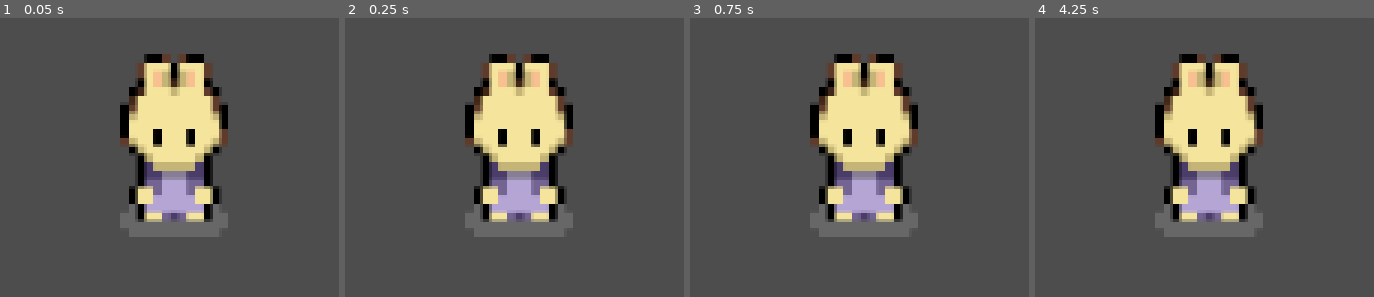
Above: before the commit, frames 1-4 (left to right).
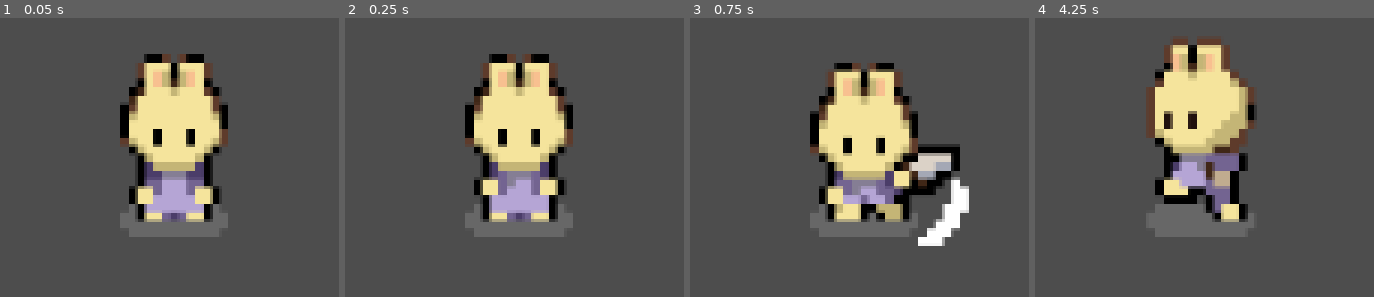
Above: after the commit, the same moments.

Repository: kakkapaska123/LCNC-UUS-PELI
Game: Godot game, scene res://player/player.tscn
Same seed, same stepped clock (60 frames per second), same inputs: the game is played once before the commit and once after it.
Inputs (mouse positions are in pixels of both pictures, inside the frame that each line leads up to):
- Up to frame 1 (0.05 s): no input
- Up to frame 2 (0.25 s): no input
- Up to frame 3 (0.75 s): tap Enter at 0.5 s; move the mouse to (outside the picture) at 0.52 s; press the mouse at (outside the picture) at 0.53 s; hold D (right) from 0.53 s (still down)
- Up to frame 4 (4.25 s): move the mouse to (outside the picture) at 1.27 s; release D (right) at 1.28 s; release the mouse at (outside the picture) at 1.28 s; hold S (down) 1.28-2.03 s; click (outside the picture) at 1.35 s; move the mouse to (outside the picture) at 2.02 s; press the mouse at (outside the picture) at 2.03 s; hold D (right) 2.03-2.78 s; move the mouse to (outside the picture) at 2.77 s; release the mouse at (outside the picture) at 2.78 s; hold W (up) 2.78-3.53 s; click (outside the picture) at 2.85 s; move the mouse to (outside the picture) at 3.52 s; press the mouse at (outside the picture) at 3.53 s; hold A (left) from 3.53 s (still down)

Frame 1 is identical in both runs. In frame 2, 1.2% of the frame differs, in the area x 38-66%, y 54-67%; in frame 3, 12%; in frame 4, 14%, in the area x 32-68%, y 7-79%.
Error before the commit: Invalid assignment of property or key 'state_machine' with value of type 'Node (PlayerStateMachine)' on a base object of type 'Node (State_Idle)'. (res://playe…

Commit message:
korjailtu toivottavasti
viel o keske korjailu

Diff:
--- a/Enemies/Scripts/enemy.gd
+++ b/Enemies/Scripts/enemy.gd
@@ -1,8 +1,8 @@
 class_name Enemy extends CharacterBody2D
 
 signal direction_changed( new_direction : Vector2)
-signal enemy_damaged()
-signal enemy_destroyed()
+signal enemy_damaged( hurt_box : HurtBox )
+signal enemy_destroyed( hurt_box : HurtBox )
 
 const DIR_4 = [ Vector2.RIGHT, Vector2.DOWN, Vector2.LEFT, Vector2.UP ]
 
@@ -23,7 +23,7 @@
 func _ready() -> void:
 	state_machine.initialize( self )
 	player = PlayerManager.player
-	hit_box.Damaged.connect( _take_damage )
+	hit_box.damaged.connect( _take_damage )
 	pass # Replace with function body.
 
 
@@ -68,11 +68,11 @@
 		return "side"
 
 
-func _take_damage( damage : int ) -> void:
+func _take_damage( hurt_box : HurtBox ) -> void:
 	if invulnerable == true:
 		return
-	hp -= damage
+	hp -= hurt_box.damage
 	if hp > 0:
-		enemy_damaged.emit()
+		enemy_damaged.emit( hurt_box )
 	else:
-		enemy_destroyed.emit()
+		enemy_destroyed.emit( hurt_box )
--- a/Enemies/Scripts/states/enemy_state_destroy.gd
+++ b/Enemies/Scripts/states/enemy_state_destroy.gd
@@ -7,6 +7,7 @@
 
 @export_category("AI")
 
+var _damage_position : Vector2
 var _direction : Vector2
 
 
@@ -18,7 +19,7 @@
 	## Whate happens when the enemy enters this State?
 func enter() -> void:
 	enemy.invulnerable = true
-	_direction = enemy.global_position.direction_to( enemy.player.global_position )
+	_direction = enemy.global_position.direction_to( _damage_position )
 	enemy.set_direction( _direction)
 	enemy.velocity = _direction * -knockback_speed
 	enemy.update_animation( anim_name )
@@ -40,7 +41,8 @@
 func physics( _delta : float ) -> EnemyState:
 	return null
 
-func _on_enemy_destroyed() -> void:
+func _on_enemy_destroyed( hurt_box : HurtBox ) -> void:
+	_damage_position = hurt_box.global_position
 	state_machine.change_state( self )
 
 func _on_animation_finished( _a : String ) -> void:
--- a/Enemies/Scripts/states/enemy_state_stun.gd
+++ b/Enemies/Scripts/states/enemy_state_stun.gd
@@ -8,6 +8,7 @@
 @export_category("AI")
 @export var next_state : EnemyState
 
+var _damage_position : Vector2
 var _direction : Vector2
 var _animation_finished : bool = false
 
@@ -23,7 +24,7 @@
 	enemy.invulnerable = true
 	_animation_finished = false
 
-	_direction = enemy.global_position.direction_to( enemy.player.global_position )
+	_direction = enemy.global_position.direction_to( _damage_position )
 
 	enemy.set_direction( _direction)
 	enemy.velocity = _direction * -knockback_speed
@@ -51,7 +52,8 @@
 func physics( _delta : float ) -> EnemyState:
 	return null
 
-func _on_enemy_damaged() -> void:
+func _on_enemy_damaged( hurt_box : HurtBox ) -> void:
+	_damage_position = hurt_box.global_position
 	state_machine.change_state( self )
 
 func _on_animation_finished( _a : String ) -> void:
--- a/general/hitbox/hitbox.gd
+++ b/general/hitbox/hitbox.gd
@@ -1,6 +1,6 @@
 class_name HitBox extends Area2D
 
-signal Damaged(damage : int)
+signal damaged( hurt_box : HurtBox )
 
 
 # Called when the node enters the scene tree for the first time.
@@ -13,6 +13,5 @@
 	pass
 
 
-func TakeDamage (damage : int) -> void:
-	print ("TakeDamage: ", damage)
-	Damaged.emit(damage)
+func take_damage ( hurt_box : HurtBox ) -> void:
+	damaged.emit( hurt_box )
--- a/general/hurtbox/hurt_box.gd
+++ b/general/hurtbox/hurt_box.gd
@@ -14,7 +14,7 @@
 	pass
 
 
-func AreaEntered(a : Area2D ) -> void:
+func AreaEntered( a : Area2D ) -> void:
 	if a is HitBox:
-		a.TakeDamage( damage )
+		a.take_damage( self )
 	pass
--- a/player/scriptit/player.gd
+++ b/player/scriptit/player.gd
@@ -7,10 +7,10 @@
 
 @onready var animation_player: AnimationPlayer = $AnimationPlayer
 @onready var effect_animation_player: AnimationPlayer = $EffectAnimationPlayer
-
+@onready var hit_box: HitBox = $Hitbox
 @onready var sprite: Sprite2D = $Sprite2D
 @onready var state_machine: PlayerStateMachine = $StateMachine
-@onready var hit_box: HitBox = $Hitbox
+
 
 
 signal DirectionChanged( new_direction: Vector2 )
@@ -58,7 +58,7 @@
 		return false
 
 	cardinal_direction = new_dir
-	DirectionChanged.emit(new_dir)
+	DirectionChanged.emit( new_dir )
 	sprite.scale.x = -1 if cardinal_direction == Vector2.LEFT else 1
 	return true
 
@@ -75,7 +75,7 @@
 		return "side"
 
 
-func _take_damage(hurt_box : HurtBox) -> void:
+func _take_damage( hurt_box : HurtBox ) -> void:
 	if invulnerable == true:
 		return
 
--- a/player/scriptit/state.gd
+++ b/player/scriptit/state.gd
@@ -2,6 +2,7 @@
 
 ## Stores a reference to the player that this State belongs to
 static var player: Player
+static var state_machine : PlayerStateMachine
 
 
 
--- a/player/scriptit/state_stun.gd
+++ b/player/scriptit/state_stun.gd
@@ -3,7 +3,6 @@
 @export var knockback_speed : float = 200.0
 @export var decelerate_speed : float = 10.0
 @export var invulnerable_duration : float = 1.0
-@onready var state_machine: PlayerStateMachine = $".."
 
 
 var hurt_box : HurtBox
@@ -19,13 +18,13 @@
 
 # What happens when the player enters this State?
 func Enter() -> void:
-	player.UpdateAnimation("stun")
-	player.animation_player.animation_finished.connect(_animation_finished)
+	player.animation_player.animation_finished.connect( _animation_finished )
 
-	direction = player.global_position.direction_to(hurt_box.global_position)
+	direction = player.global_position.direction_to( hurt_box.global_position )
 	player.velocity = direction * -knockback_speed
 	player.set_direction()
 
+	player.UpdateAnimation("stun")
 	player.make_invulnerable(invulnerable_duration)
 	player.effect_animation_player.play("damaged")
 	pass
--- a/props/kasvit/plant.gd
+++ b/props/kasvit/plant.gd
@@ -3,7 +3,7 @@
 
 # Called when the node enters the scene tree for the first time.
 func _ready() -> void:
-	$Hitbox.Damaged.connect( TakeDamage )
+	$Hitbox.damaged.connect( TakeDamage )
 	pass # Replace with function body.
 
 func TakeDamage( _damage : int) -> void:
